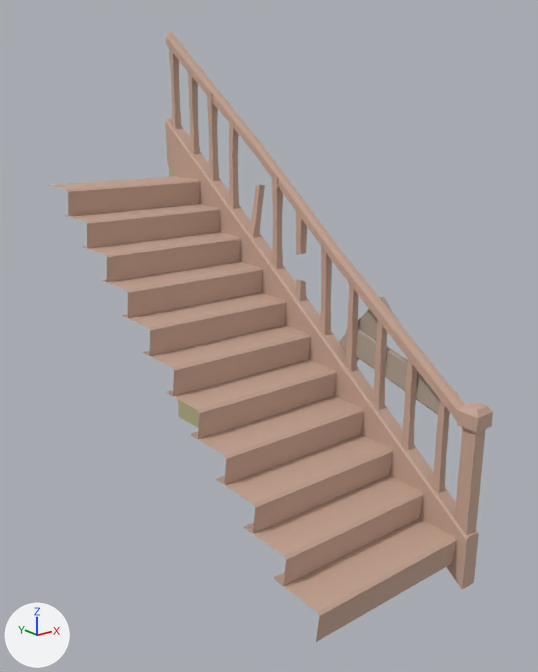
An edit to the FBX model BlindNight/Assets/Models/Stairs.fbx, drawn before and after from the same camera.
One viewpoint serves both versions: a camera (50 mm lens) standing at (-15.03, 13.02, 6.36) and looking at (-8.02, 21.78, 2.86). Arrows for +X, +Y and +Z are at lower left; the lights stay in place. Where no turn or scale is listed for an object, it has been applied to the vertices.

In view in the first picture: 'Stairs'.
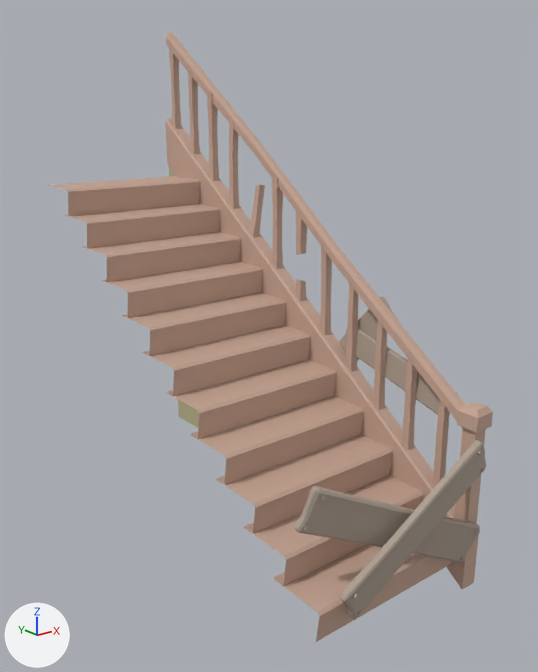
Where the newer file only moved an object's origin or applied its transform, the numbers keep the older frame.

Boxes [x1, y1, x2, y2] around the edits, measured in the pictures (538 x 672 px):
part 1 of me_stairs_mesh, added: after [340, 440, 487, 620]
part 2 of me_stairs_mesh, added: after [294, 486, 480, 562]

The change, as a diff of the scene's bpy script:
```diff
--- a/BlindNight/Assets/Models/Stairs.fbx.py
+++ b/BlindNight/Assets/Models/Stairs.fbx.py
@@ me_stairs_mesh @@
 me_stairs_mesh.from_pydata(...)  # 528 vertices, 400 faces; spans x -1.35..1.7, y -0.65..7.12, z -0.37..7.66
 # used by ob_stairs; location = (-8.39, 19.1, 0.0)
+# me_stairs_mesh part 1: the loose piece of 64 vertices spanning x 1.47..1.66, y -0.04..2.18, z 1.99..3.0 is copied, and the copy is multiplied about its middle by the matrix ((-0.028, 1.265, -0.297), (-1.298, -0.043, -0.06), (-0.068, 0.295, 1.264)), then moved by (-1.3, -1.65, -1.44); it spans x -1.12..1.64, y -0.69..-0.47, z 0.12..1.99
+# me_stairs_mesh part 2: the loose piece of 64 vertices spanning x 1.47..1.66, y -0.04..2.18, z 1.99..3.0 is copied, and the copy is multiplied about its middle by the matrix ((-0.3, 0.998, 0.873), (-1.325, -0.267, -0.15), (0.061, -0.884, 1.032)), then moved by (-1.53, -1.43, -1.47); it spans x -1.4..1.48, y -0.73..0.02, z 0.15..1.91
 me_stairs_mesh.materials.append(mat_stairs_m)
```
